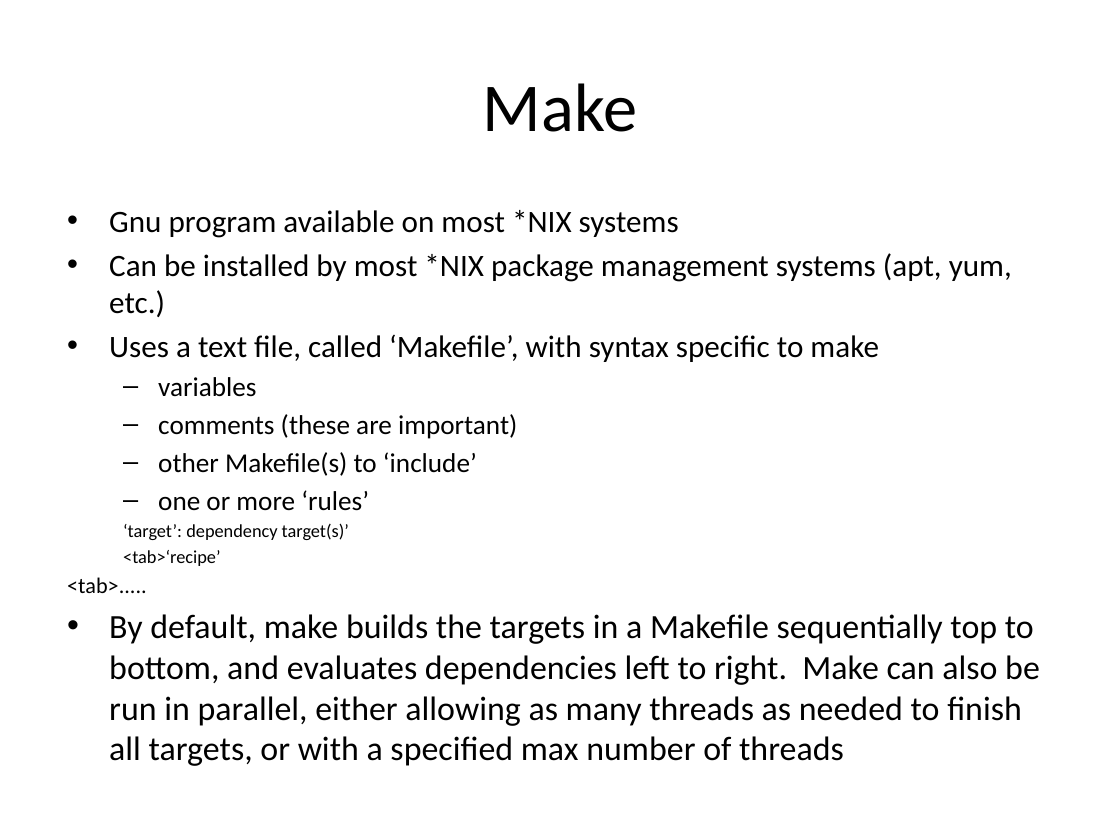
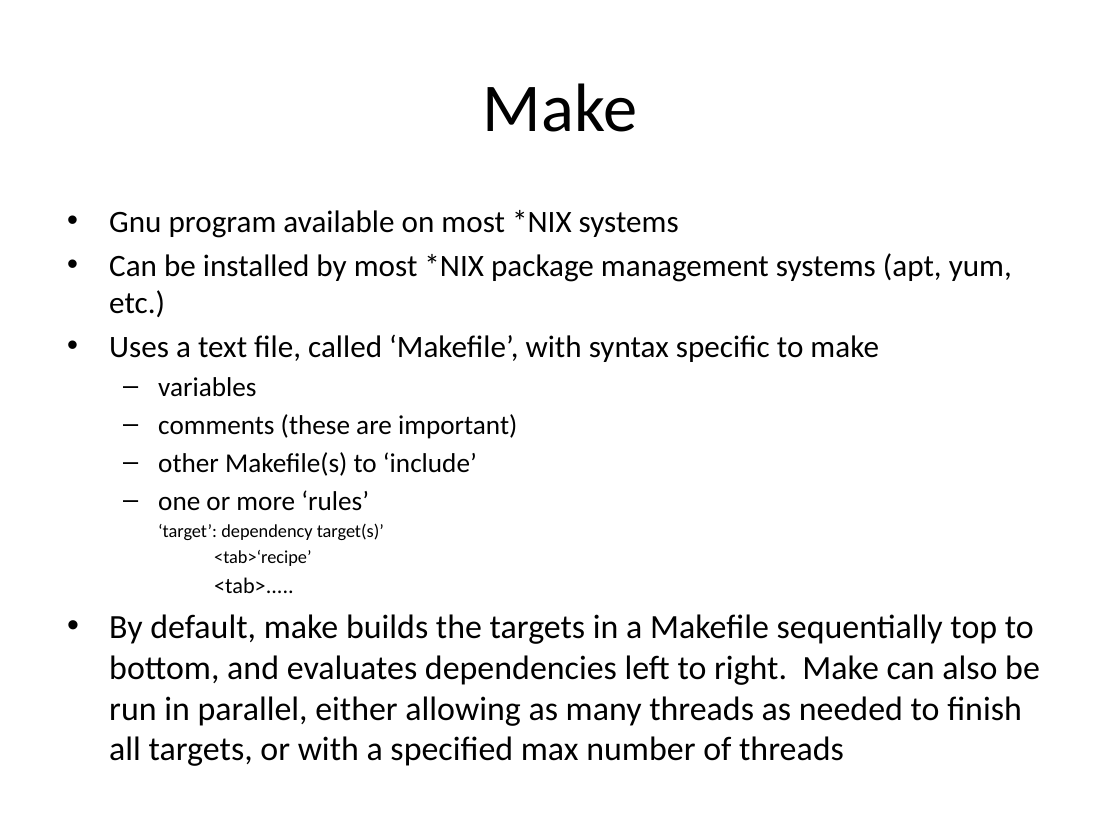
Before and after one commit to rvosa/ngs-workflows, a slide deck: slide 4 of doc/slides/day3/session2/Make.pptx. Drawn at 1120x840 pixels with LibreOffice and Linux fonts; fonts in the diff are those of the drawing. Boxes give left, top, right and bottom in pixels: in the first picture for what was removed or moved away, otherwise in the second. Text is boxed around its words. In the diff, an @@ line names an element or a change of style, - is before the commit and + after.

```diff
--- a/doc/slides/day3/session2/Make.pptx
+++ b/doc/slides/day3/session2/Make.pptx
@@ text at (214, 577, 294, 593): list level 1 to 2 in "<tab>....." @@
```
Also in this commit, not shown: 4 other slides changed, 1 slide added, 2 other files.
